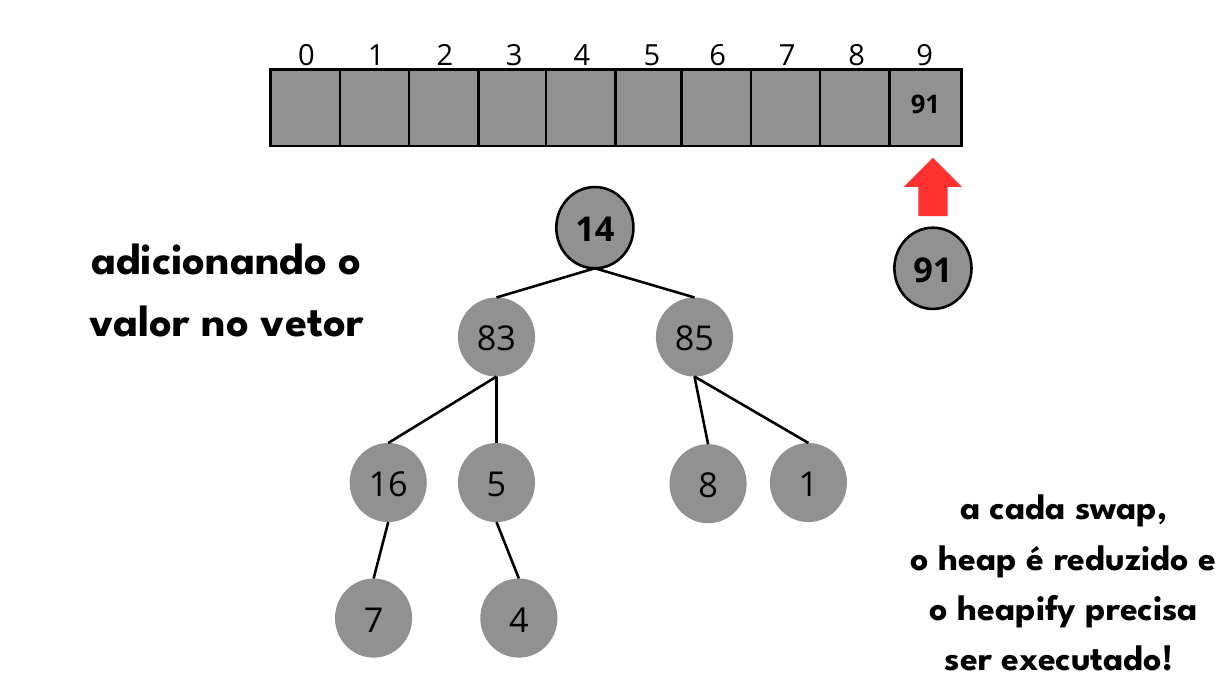
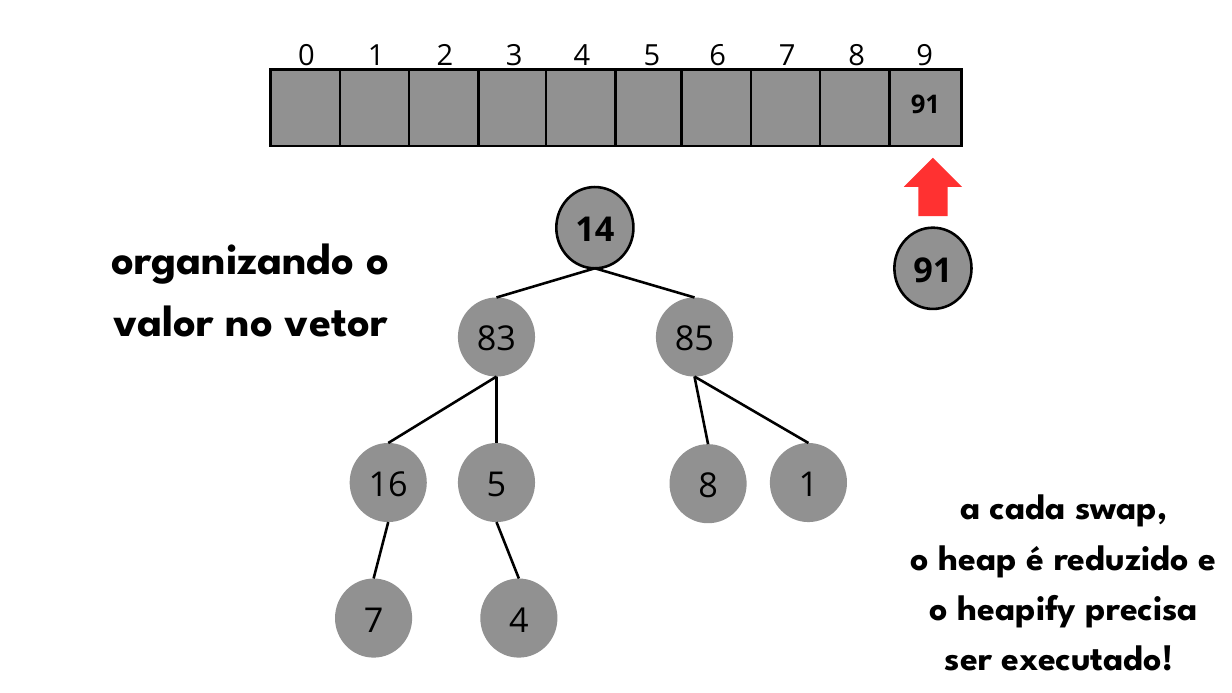
Before and after one commit to unibrasil-programacao-computadores/tp-heapsort, a slide deck: slide 18 of Heap_Sort.pptx (slide 17 before the commit). Drawn at 1232x693 pixels with LibreOffice and Linux fonts; fonts in the diff are those of the drawing. Boxes give left, top, right and bottom in pixels: in the first picture for what was removed or moved away, otherwise in the second. Text is boxed around its words. In the diff, an @@ line names an element or a change of style, - is before the commit and + after.

```diff
--- a/Heap_Sort.pptx
+++ b/Heap_Sort.pptx
@@ text at (111,243,389,284): text changed @@
-adicionando o
+organizando o
```
Also in this commit, not shown: 4 other slides changed, 2 slides added, 5 slides removed.
